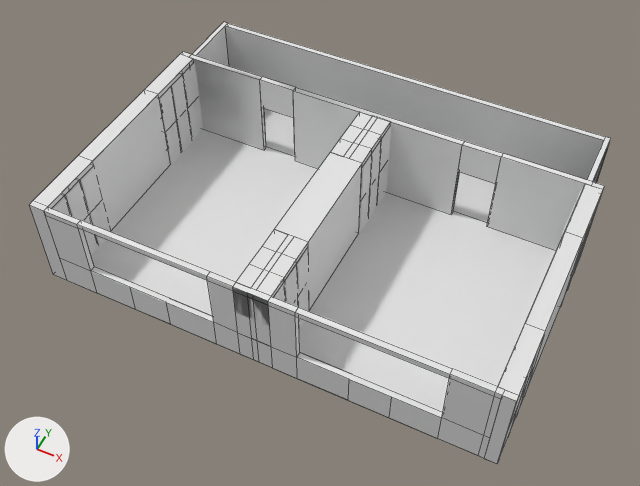
One commit to the FBX model Objekte_own/WholeRoom/newWholeRoom.fbx: the scene before it, then after it.
One viewpoint serves both versions: a camera (50 mm lens) standing at (9.18, -19.54, 24.08) and looking at (-0.08, -1.03, 0.95). The axes (+X, +Y, +Z) are drawn at lower left. The lights are the same throughout. Mesh edges are drawn as thin lines on the coarser meshes. Where no turn or scale is listed for an object, it has been applied to the vertices. Vertices at the same position are counted once.

Script lines for the objects in view, before the commit:
```python
me_plane = bpy.data.meshes.new('Plane')
me_plane.from_pydata(...)  # 557 vertices, 316 faces; spans x -8.2..8.2, y -4.9..6.7, z -1.9..1.6
# before: 38 (3.3, 4.3, -1.9) at pixel (453, 211), 39 (3.3, 4.1, -1.9) at pixel (451, 214), 111 (3.3, 4.3, -0.7) at pixel (456, 188), 112 (3.3, 4.1, -0.7) at pixel (454, 191), 178 (3.3, 4.3, 1.4)
# before: 179 (3.3, 4.1, 1.4) at pixel (461, 148)
ob_plane = bpy.data.objects.new('Plane', me_plane)
ob_plane.location = (0.04, -0.87, 1.94)
```
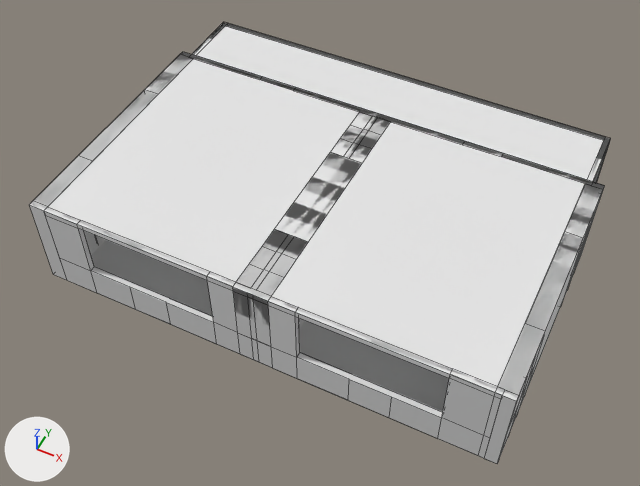
Location of each change, (x1, y1, x2, y2) in pixels of the pictures (640 x 486 px; the box of a moved part takes in the faces that stretch with it):
part 1 of me_plane, moved or reshaped: before (261, 107, 266, 149); after (30, 24, 610, 401)
part 2 of me_plane, deleted: before (452, 172, 459, 212)
part 3 of me_plane, moved or reshaped (not visible afterwards): before (272, 243, 308, 297)

The change, as a list of edits to the scene's bpy script:
```text
Change me_plane:
    used by ob_plane; location = (0.04, -0.87, 1.94)
    verts and faces of me_plane; kept vertices keep their numbers, new ones are numbered from 557
    remove me_plane.from_pydata(...)  # 557 vertices, 316 faces; spans x -8.2..8.2, y -4.9..6.7, z -1.9..1.6
    add me_plane.from_pydata(...)  # 553 vertices, 314 faces; spans x -8.2..8.2, y -4.9..6.7, z -1.9..1.6
    me_plane part 1
    2 vertices are removed from x -3.3, y 4.1..4.3, z -0.7
    5 faces are deleted
    5 new faces join them
    me_plane part 2
    add delete_vertices([111, 112])  # with the faces that use them
    me_plane part 3
    6 faces are deleted
    6 new faces join them
```
